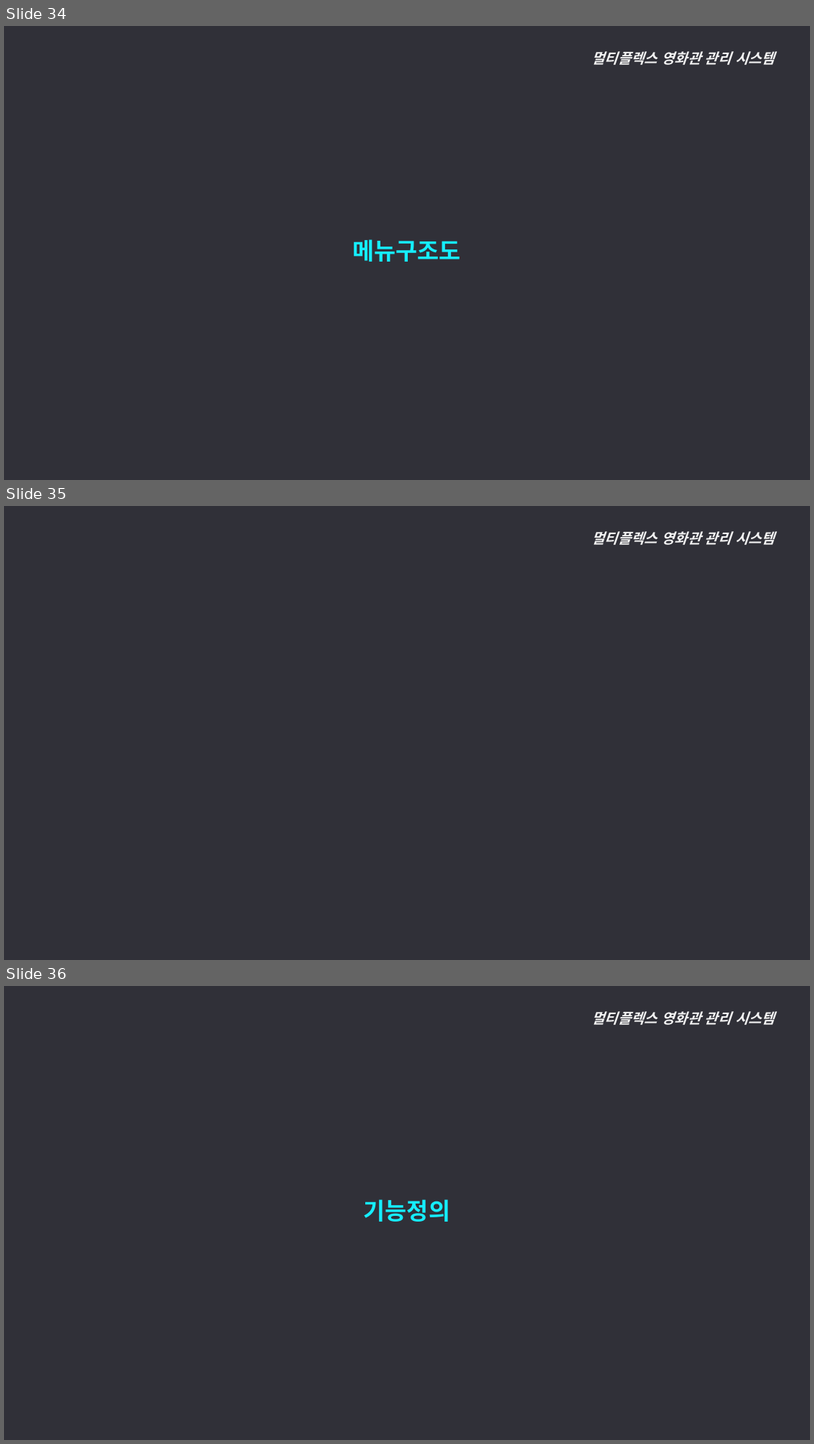
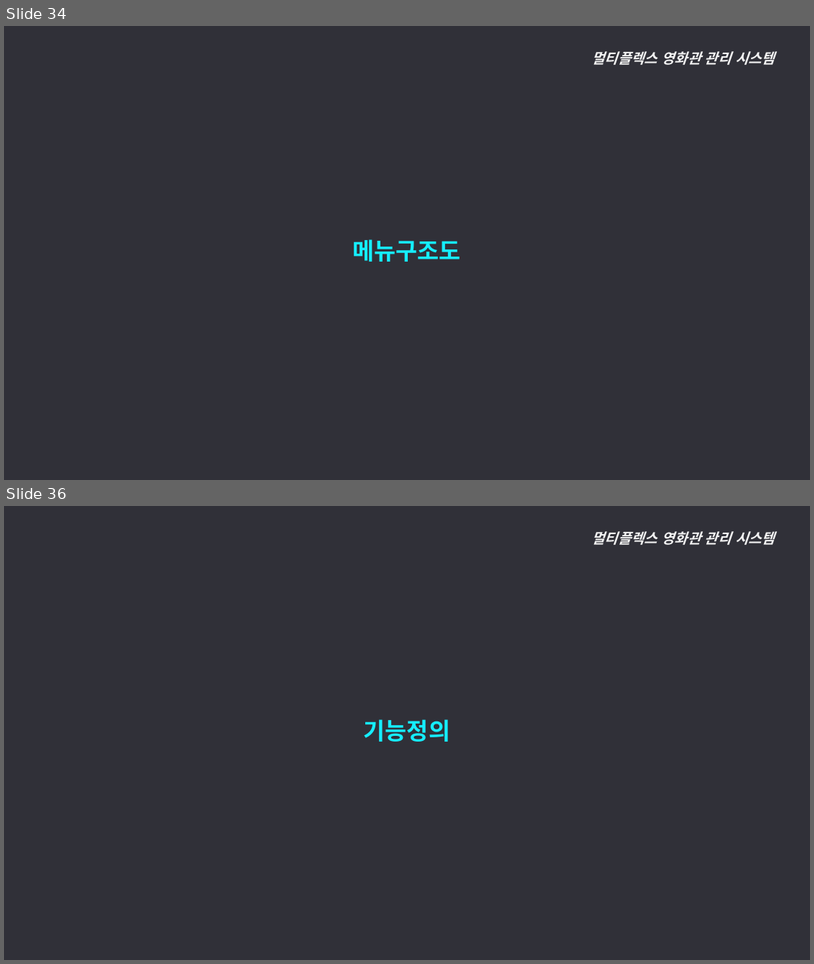
Before and after one commit to ywc-412/MultiplexTeamProject, a slide deck: 개발문서/2조 발표자료.pptx. Shown one above the other, each under a label of ours: slides 34, 35 and 36 before the commit, slides 34 and 36 after it; the slides between them are not shown. The pictures are 814x1444 and 814x964 pixels, drawn with LibreOffice and Linux fonts; fonts in the diff are those of the drawing; background and template pictures are left out. Boxes give left, top, right and bottom in pixels: in the first picture for what was removed or moved away, otherwise in the second. Text is boxed around its words. In the diff, an @@ line names an element or a change of style, - is before the commit and + after.

```diff
--- a/개발문서/2조 발표자료.pptx
+++ b/개발문서/2조 발표자료.pptx
@@ slide 35 removed at (4,506,810,960), background picture (left out) @@
@@ text removed at (592,531,775,545) @@
-멀티플렉스 영화관 관리 시스템
```
Also in this commit, not shown: 2 slides changed, 1 slide added, 1 other file.
